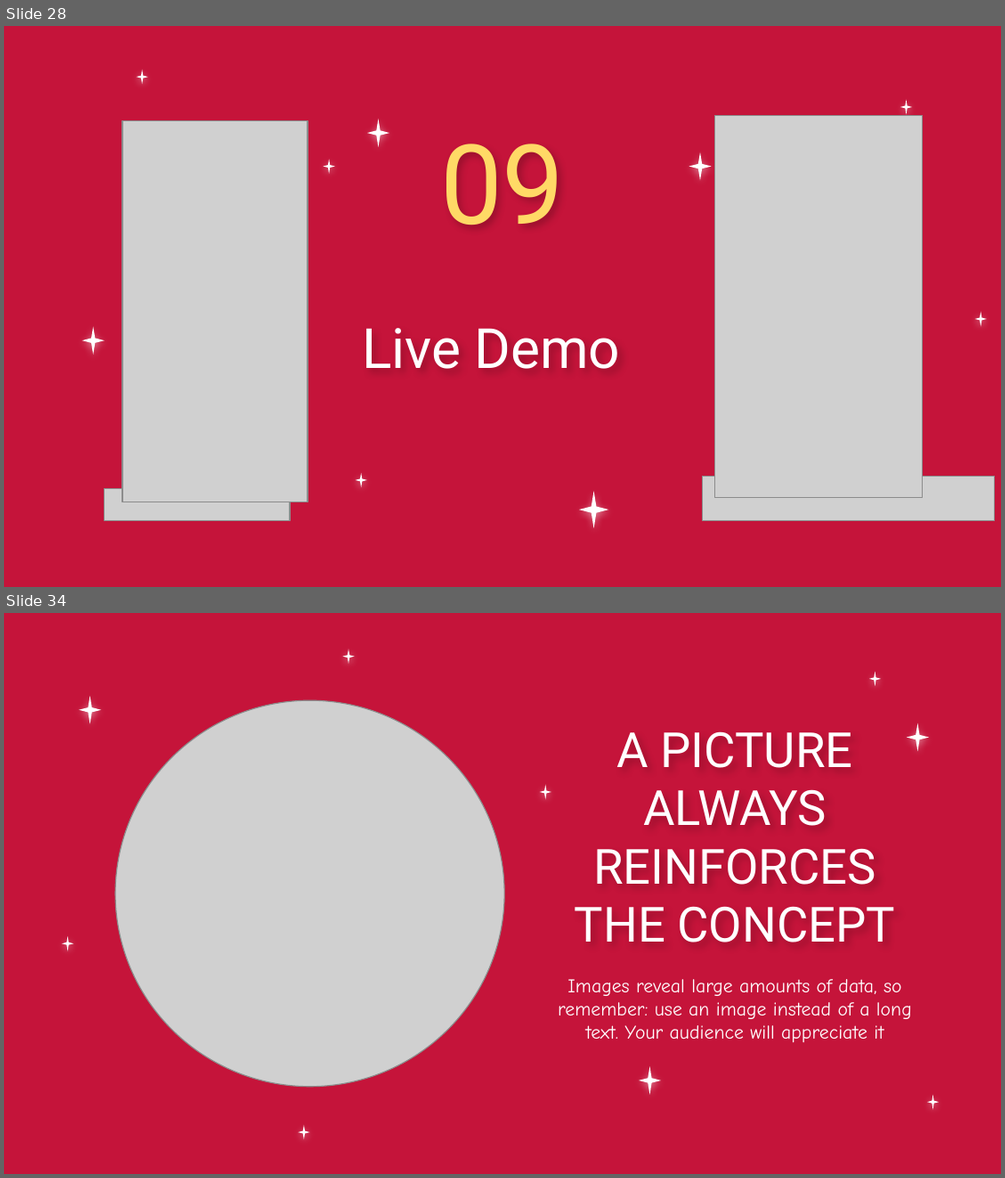
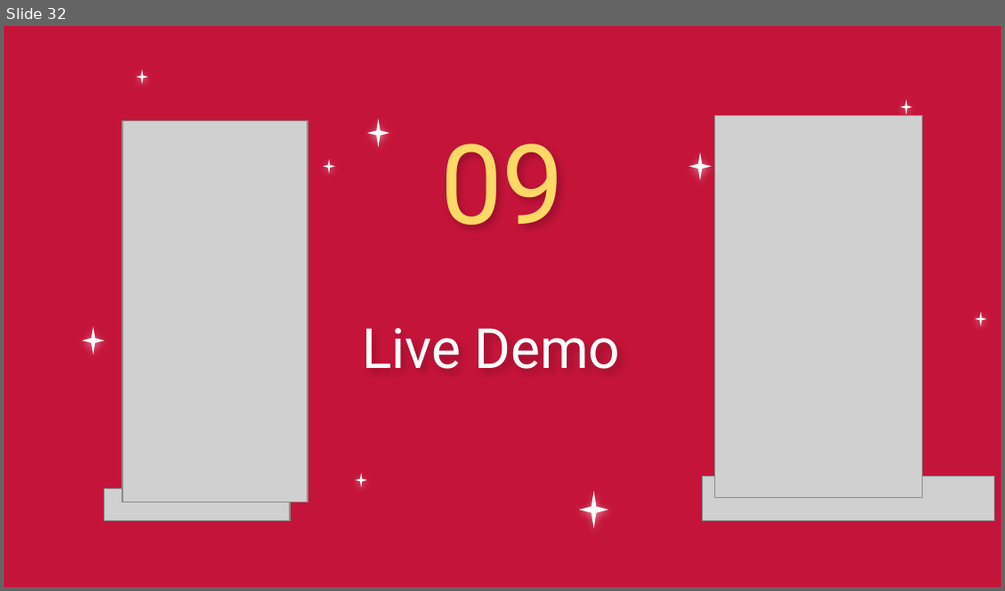
Before and after one commit to MiraPhilip12/Graduation_Project_ESLSCA, a slide deck: Milestone 4/Graduation_Project_Milestone4.pptx. Shown one above the other, each under a label of ours: slides 28 and 34 before the commit, slide 32 after it; the slides between them are not shown. The pictures are 1005x1178 and 1005x591 pixels, drawn with LibreOffice and Linux fonts; fonts in the diff are those of the drawing; grey boxes stand for pictures; background and template pictures are left out. Boxes give left, top, right and bottom in pixels: in the first picture for what was removed or moved away, otherwise in the second. Text is boxed around its words. In the diff, an @@ line names an element or a change of style, - is before the commit and + after.

```diff
--- a/Milestone 4/Graduation_Project_Milestone4.pptx
+++ b/Milestone 4/Graduation_Project_Milestone4.pptx
@@ slide 34 removed at [4,613,1001,1174], background picture (left out) @@
@@ picture removed at [115,701,504,1086] @@
@@ title removed at [574,731,895,942] @@
-A PICTURE ALWAYS REINFORCES THE CONCEPT
@@ group removed at [62,649,939,1139]: 9 stars @@
@@ subtitle removed at [558,979,912,1043] @@
-Images reveal large amounts of data, so remember: use an image instead of a long text. Your audience will appreciate it
@@ what was slide 28 is now slide 32 @@
```
Also in this commit, not shown: 4 slides added, 6 other slides removed.
